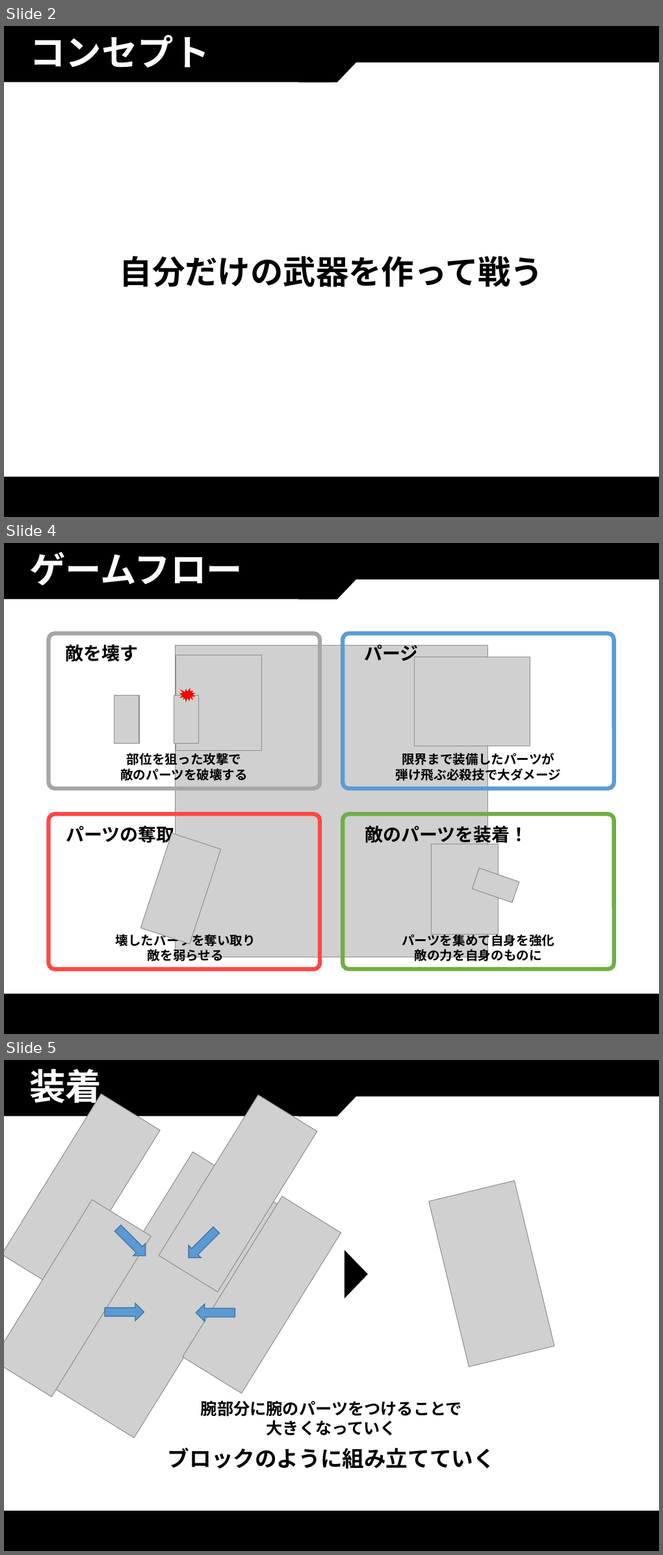
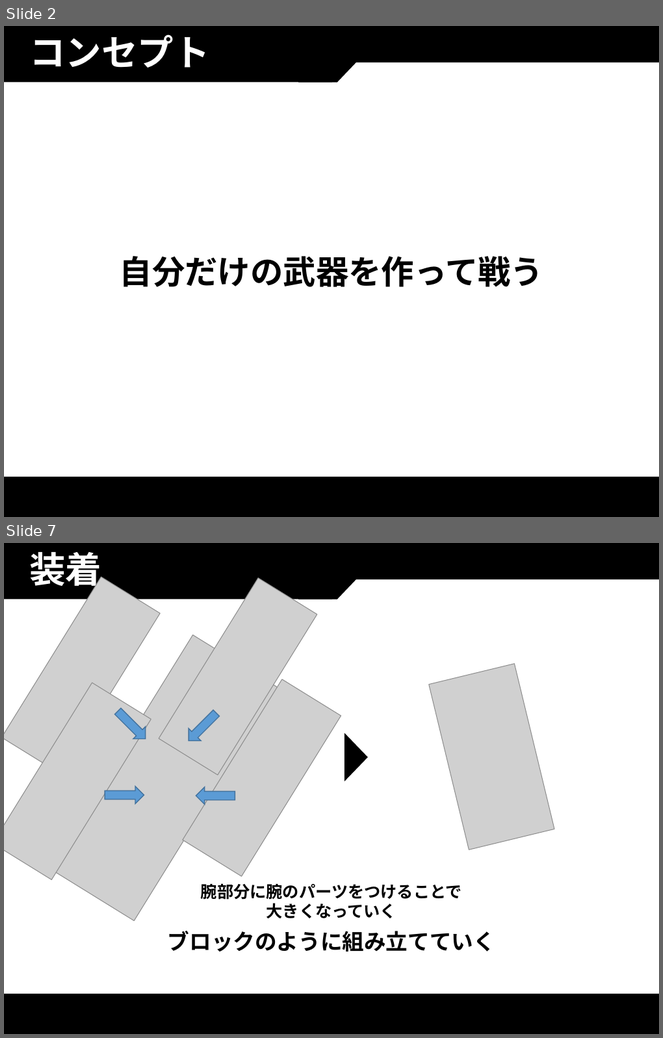
Before and after one commit to thi-bow/2017Team05, a slide deck: 企画/企画書/PurgeVer2.pptx. Shown one above the other, each under a label of ours: slides 2, 4 and 5 before the commit, slides 2 and 7 after it; the slides between them are not shown. The pictures are 663x1555 and 663x1038 pixels, drawn with LibreOffice and Linux fonts; fonts in the diff are those of the drawing; grey boxes stand for pictures. Boxes give left, top, right and bottom in pixels: in the first picture for what was removed or moved away, otherwise in the second. Text is boxed around its words. In the diff, an @@ line names an element or a change of style, - is before the commit and + after.

```diff
--- a/企画/企画書/PurgeVer2.pptx
+++ b/企画/企画書/PurgeVer2.pptx
@@ slide 4 removed at [4, 543, 659, 1034], background #FFFFFF; not listed: 4 template elements that a slide beside it also shows @@
@@ title removed at [30, 552, 243, 585] @@
-ゲームフロー
@@ rounded rectangle removed at [49, 633, 320, 789] @@
@@ rounded rectangle removed at [343, 633, 614, 789] @@
@@ text removed at [66, 644, 139, 662] @@
-敵を壊す
@@ picture removed at [176, 645, 488, 957] @@
@@ picture removed at [176, 655, 261, 751] @@
@@ text removed at [364, 642, 419, 665] @@
-パージ
@@ picture removed at [414, 657, 530, 746] @@
@@ picture removed at [114, 696, 139, 744] @@
@@ picture removed at [174, 696, 198, 744] @@
@@ irregular seal removed at [180, 688, 196, 703] @@
@@ text removed at [120, 751, 248, 783] @@
-部位を狙った攻撃で
-敵のパーツを破壊する
@@ text removed at [396, 751, 561, 783] @@
-限界まで装備したパーツが
-弾け飛ぶ必殺技で大ダメージ
@@ rounded rectangle removed at [49, 814, 320, 969] @@
@@ rounded rectangle removed at [343, 814, 614, 969] @@
@@ text removed at [66, 826, 175, 847] @@
-パーツの奪取
@@ picture removed at [140, 834, 220, 944] @@
@@ text removed at [365, 823, 529, 847] @@
-敵のパーツを装着！
@@ picture removed at [431, 845, 499, 936] @@
@@ picture removed at [472, 869, 519, 903] @@
@@ text removed at [116, 932, 256, 964] @@
-壊したパーツを奪い取り
-敵を弱らせる
@@ text removed at [402, 932, 555, 964] @@
-パーツを集めて自身を強化
-敵の力を自身のものに
@@ what was slide 5 is now slide 7 @@
```
Also in this commit, not shown: 3 slides changed, 3 slides added, 4 other files.
